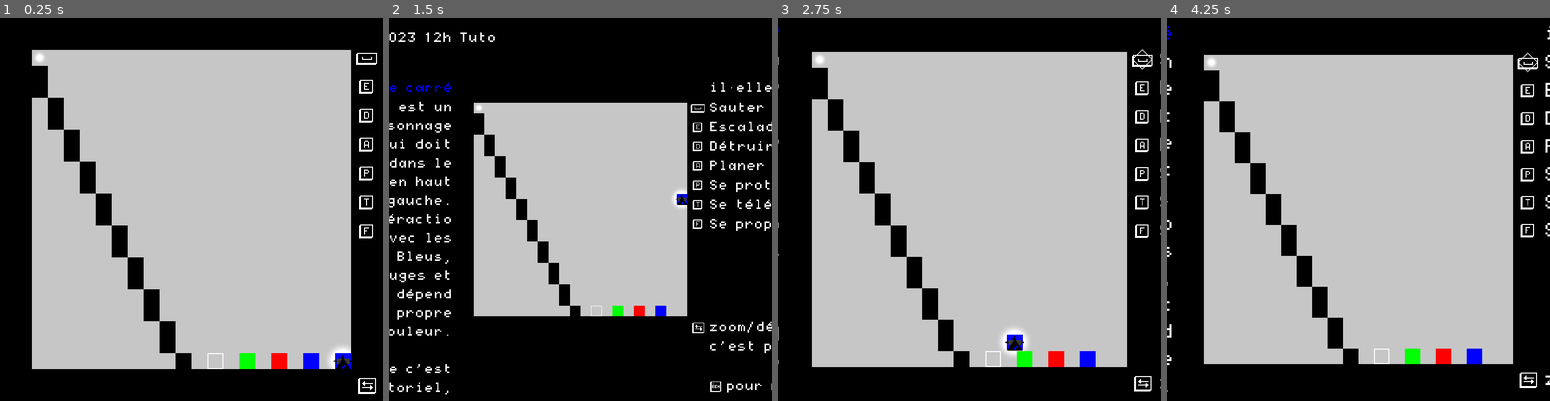
Above: before the commit, frames 1-4 (left to right).
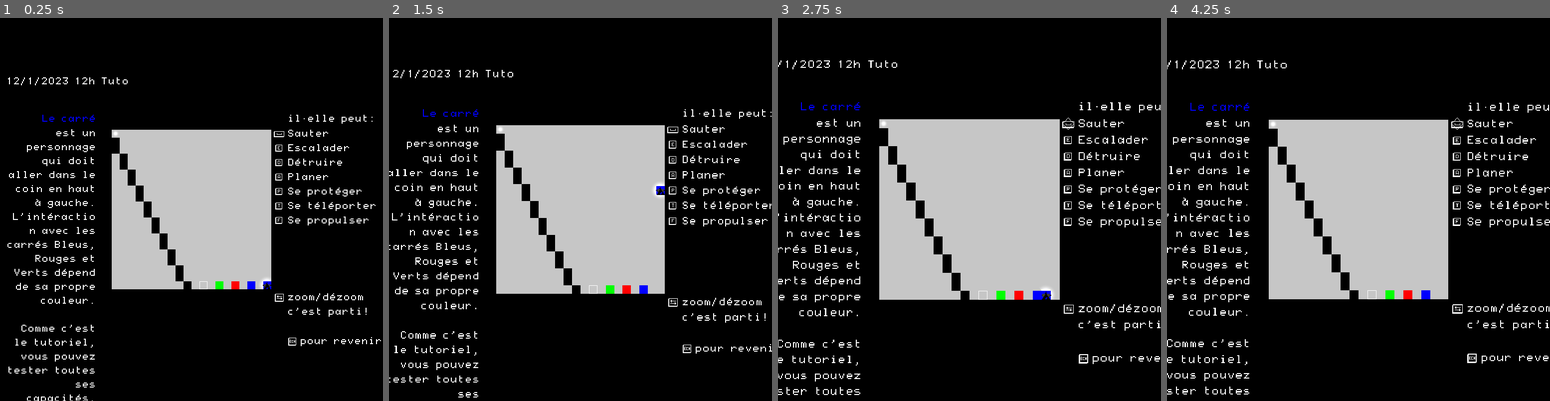
Above: after the commit, the same moments.

Repository: CorentinBrule/kinematic
Game: Godot game, scene res://Jeu.tscn
The game is run twice, just before and just after one commit, with the same random seed, the same clock (stepped at 60 frames per second) and the same inputs.
Inputs (mouse positions are in pixels of both pictures, inside the frame that each line leads up to):
- Up to frame 1 (0.25 s): no input
- Up to frame 2 (1.5 s): tap Enter at 0.5 s; move the mouse to (664, 190) at 0.52 s; hold Down (move_bottom) 0.53-1.28 s; hold Right (move_right) from 0.53 s (still down); click (664, 190) at 0.67 s; tap Space (Sauter) at 0.77, 1.07 s; tap Tab (zoom_toggle) at 0.8, 1.35 s; move the mouse to (503, 228) at 1.27 s
- Up to frame 3 (2.75 s): tap Space (Sauter) at 1.52, 1.55, 1.82 s; move the mouse to (1007, 125) at 2.02 s; release Right (move_right) at 2.03 s; hold Left (move_left) from 2.03 s (still down); hold Space (Sauter) from 2.03 s (still down); tap Down (move_bottom) at 2.3 s
- Up to frame 4 (4.25 s): move the mouse to (1339, 286) at 2.77 s; release Left (move_left) at 2.78 s; release Space (Sauter) at 2.78 s; hold Right (move_right) from 2.78 s (still down); tap Down (move_bottom) at 2.85 s; click (1339, 286) at 2.92 s; tap Space (Sauter) at 3.02, 3.32 s; tap Tab (zoom_toggle) at 3.05 s; move the mouse to (1473, 266) at 3.52 s; hold Space (Sauter) from 3.53 s (still down); tap F6 (next_level) at 3.6 s; tap R (reset) at 4.15 s

The runs differ from the first frame. In frame 1, 52% of the frame differs, in the area x 1-100%, y 8-100%; in frame 2, 18%; in frame 3, 47%; in frame 4, 45%.

Commit message:
corrections de plusieurs bugs liés à l'auto_cam, 543dffa & 258f9f5. Ajout de F11 pour le fullscreen

Diff:
--- a/Niveau/CameraController.gd
+++ b/Niveau/CameraController.gd
@@ -4,9 +4,10 @@
 var joystick_zoom = false
 
 var avatar
+var GUI
 var middle_pos = Vector2(192, 192)
 var target_pos
-var zoom_val = 1
+var zoom_val = 0.5
 var zoom_speed = 0.1
 var max_zoom = Vector2(0.2, 0.2)
 var min_zoom = Vector2(2,2)
@@ -24,16 +25,22 @@
 
 func _ready():
 	avatar = get_parent().get_node("Avatar")
+	GUI = get_parent().get_node("GUI")
+	get_tree().get_root().connect("size_changed", self, "on_resize_window")
 	clip_left_position_dest = $ClipGauche.rect_position.x
 	clip_left_width_dest = $ClipGauche.rect_size.x
+	$"%Reveal_actions_touch_overflow".scale.x = $ClipGauche.rect_position.x
+	$"%Reveal_actions_touch_overflow".position.x = $ClipGauche.rect_position.x + ($"%Reveal_actions_touch_overflow".scale.x/2)
 	clip_right_position_dest = $ClipDroite.rect_position.x
 	clip_right_width_dest = $ClipDroite.rect_size.x
-	init()
+	#init()
 
 func init():
+	update_mid_zoom(GUI.width_out_game_interface)
 	if !auto_cam:
-		zoom_val = 0.5
-		zoom_to_game()
+		if zoom_val == 0.5:
+			zoom_dest = mid_zoom
+			zoom = mid_zoom
 		open_clip_controls()
 	else:
 		clip_open_left = true
@@ -121,7 +128,7 @@
 	return _zoom_dest
 
 func zoom_to_game():
-	print(mid_zoom)
+	# print(mid_zoom)
 	zoom_dest = mid_zoom
 	zoom_val = 0.5
 	clip_open_right = false
@@ -171,10 +178,10 @@
 func update_clip():
 	if(abs($ClipGauche.rect_size.x - clip_left_width_dest) > 0.5):
 		$ClipGauche.rect_size.x = lerp($ClipGauche.rect_size.x, clip_left_width_dest, 0.05)
-		$"%Reveal_actions_touch_overflow".scale.x = lerp($ClipGauche.rect_size.x, clip_left_width_dest, 0.05)
+	$"%Reveal_actions_touch_overflow".scale.x = $ClipGauche.rect_size.x
 	if(abs($ClipGauche.rect_position.x - clip_left_position_dest) > 0.5):
 		$ClipGauche.rect_position.x = lerp($ClipGauche.rect_position.x, clip_left_position_dest, 0.05)
-		$"%Reveal_actions_touch_overflow".position.x = $ClipGauche.rect_position.x + ($"%Reveal_actions_touch_overflow".scale.x/2)
+	$"%Reveal_actions_touch_overflow".position.x = $ClipGauche.rect_position.x + ($"%Reveal_actions_touch_overflow".scale.x/2)
 	if(abs($ClipDroite.rect_position.x - clip_right_position_dest) > 0.5):
 		$ClipDroite.rect_position.x = lerp($ClipDroite.rect_position.x, clip_right_position_dest, 0.05)
 	if(abs($ClipDroite.rect_size.x - clip_right_width_dest) > 0.5):
@@ -183,6 +190,8 @@
 func force_update_clip():
 	$ClipGauche.rect_position.x = clip_left_position_dest
 	$ClipGauche.rect_size.x = clip_left_width_dest
+	$"%Reveal_actions_touch_overflow".scale.x = clip_left_width_dest
+	$"%Reveal_actions_touch_overflow".position.x = $ClipGauche.rect_position.x + ($"%Reveal_actions_touch_overflow".scale.x/2)
 	$ClipDroite.rect_position.x = clip_right_position_dest
 	$ClipDroite.rect_size.x = clip_right_width_dest
 
@@ -194,3 +203,13 @@
 func open_clip_controls():
 	clip_open_right = true
 	adapt_clips()
+
+func on_resize_window():
+	if not Engine.editor_hint:
+		update_mid_zoom(GUI.width_out_game_interface)
+		adapt_clips()
+		force_update_clip()
+		if zoom_val == 0.5:
+			zoom_to_game()
+		else:
+			zoom_to_out()
--- a/Niveau/GUI/GUI.gd
+++ b/Niveau/GUI/GUI.gd
@@ -125,9 +125,6 @@
 func on_resize_window():
 	if not Engine.editor_hint:
 		adapt_interface()
-		get_parent().get_node("Camera2D").update_mid_zoom(width_out_game_interface)
-		get_parent().get_node("Camera2D").adapt_clips()
-		get_parent().get_node("Camera2D").force_update_clip()
 
 # Called every frame. 'delta' is the elapsed time since the previous frame.
 #func _process(delta):
--- a/Niveau/trigger_end.gd
+++ b/Niveau/trigger_end.gd
@@ -21,12 +21,15 @@
 			var camera = get_parent().get_node('Camera2D')
 			avatar.set_process(false)
 			avatar.set_physics_process(false)
-			camera.auto_cam = false
-			camera.zoom_to_out()
+			var auto_cam = camera.auto_cam
+			if auto_cam:
+				camera.auto_cam = false
+				camera.zoom_to_out()
 			transition = true
 			yield(get_tree().create_timer(1), "timeout")
 			transition = false
-			camera.auto_cam = true
+			if auto_cam:
+				camera.auto_cam = true
 			Global.next_save()
 		else:
 			get_parent().get_node("GUI").get_node("%win").show()
--- a/project.godot
+++ b/project.godot
@@ -173,7 +173,8 @@
 }
 toggle_full_screen={
 "deadzone": 0.5,
-"events": [  ]
+"events": [ Object(InputEventKey,"resource_local_to_scene":false,"resource_name":"","device":0,"alt":false,"shift":false,"control":false,"meta":false,"command":false,"pressed":false,"scancode":16777254,"physical_scancode":0,"unicode":0,"echo":false,"script":null)
+ ]
 }
 
 [layer_names]
--- a/tools.gd
+++ b/tools.gd
@@ -25,7 +25,7 @@
 	camera = get_node("Niveau/Camera2D")
 	camera.auto_cam = auto_cam
 	camera.joystick_zoom = joystick_zoom
-
+	camera.init()
 
 	if(Global.has_touch_screen):
 		OS.window_fullscreen = true
